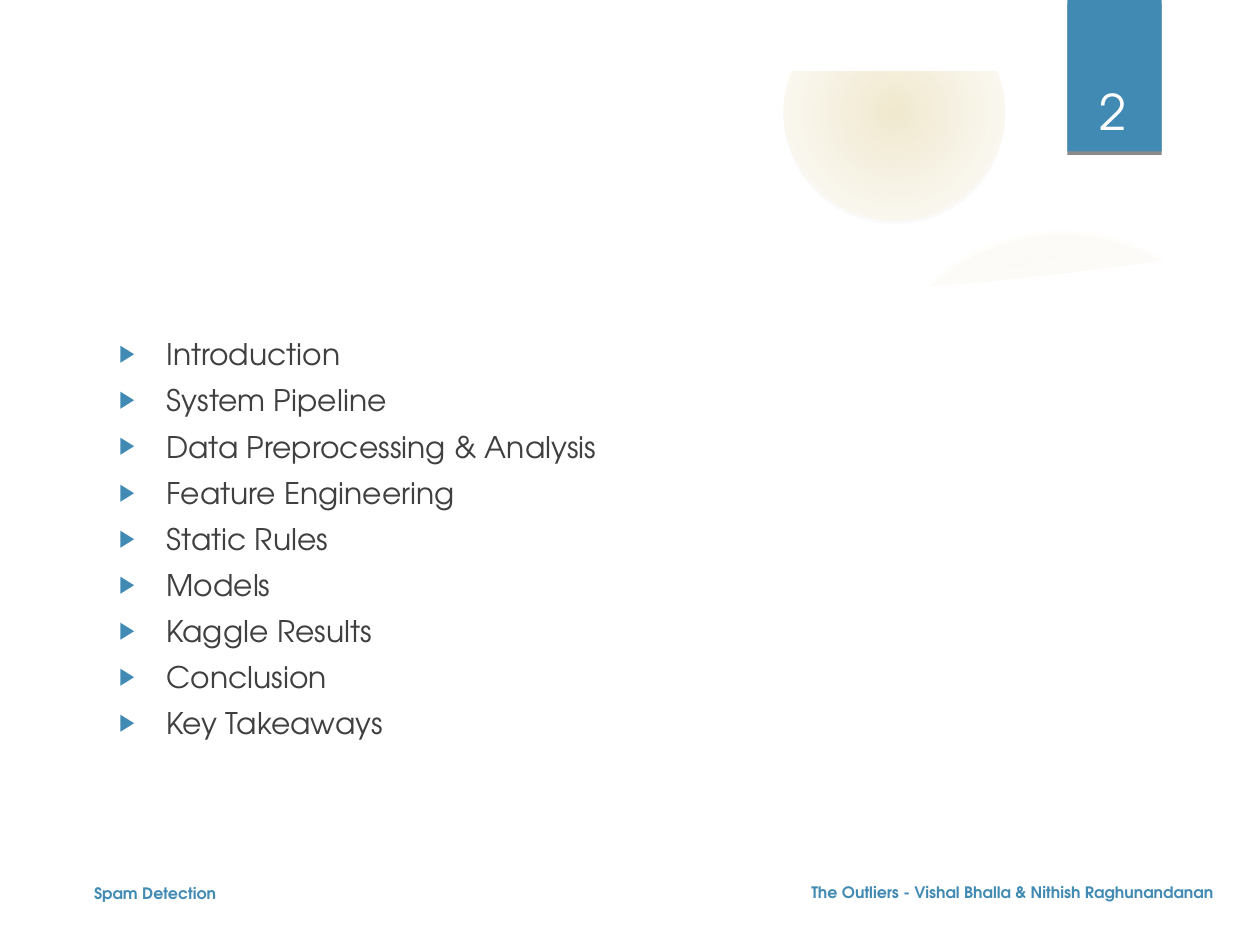
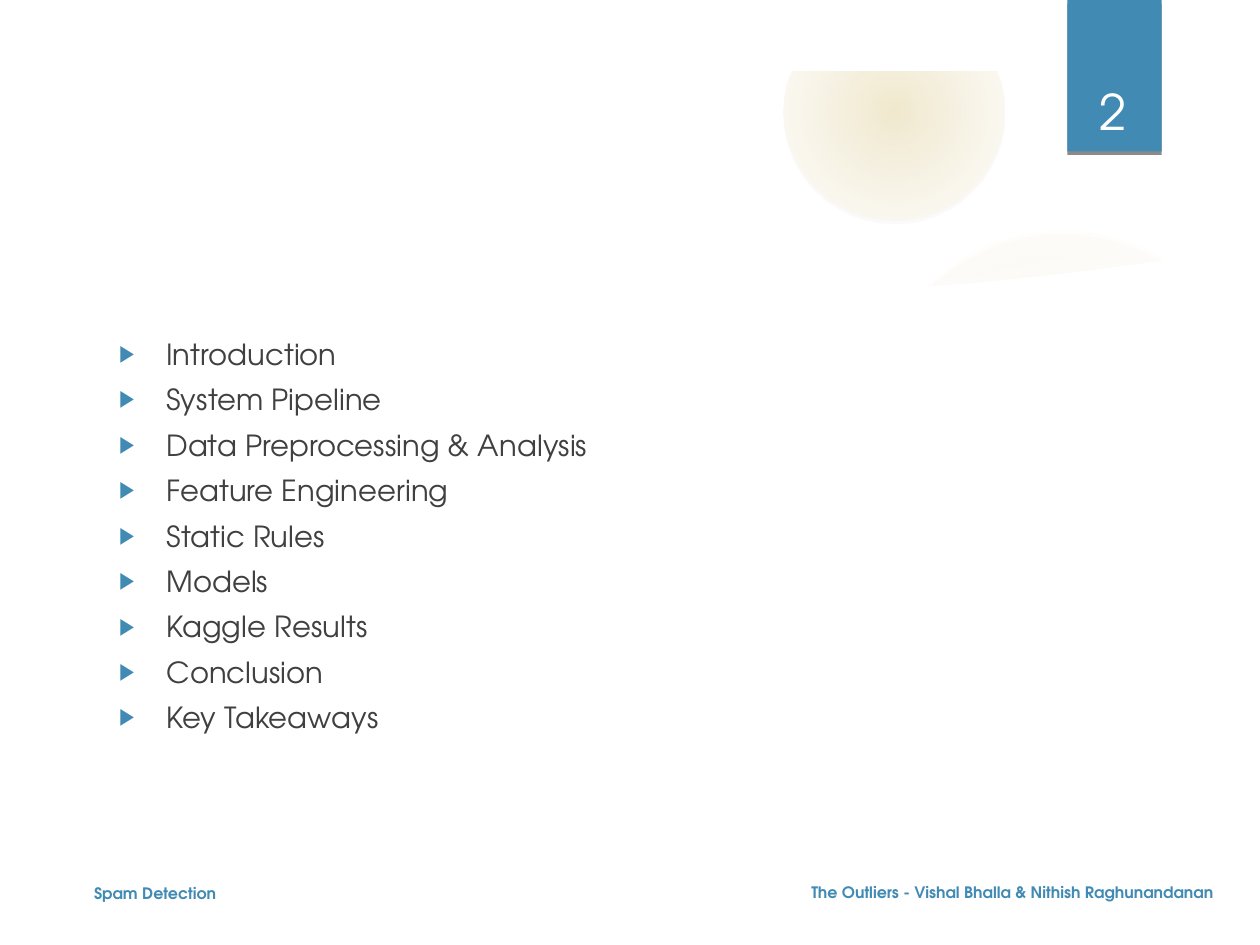
Before and after one commit to nehgu/Anomaly-Detection, a slide deck: slide 2 of Challenges/Spam Filtering Challenge 4/Ppt - Spam Detection Challenge-4.odp. Drawn at 1260x945 pixels with LibreOffice and Linux fonts; fonts in the diff are those of the drawing; background and template pictures are left out. Boxes give left, top, right and bottom in pixels: in the first picture for what was removed or moved away, otherwise in the second. Text is boxed around its words. In the diff, an @@ line names an element or a change of style, - is before the commit and + after.

Commit message:
Updated Ppt with formating & description of features.

```diff
--- a/Challenges/Spam Filtering Challenge 4/Ppt - Spam Detection Challenge-4.odp
+++ b/Challenges/Spam Filtering Challenge 4/Ppt - Spam Detection Challenge-4.odp
@@ text "Introduction" at (166, 343, 587, 734): size 17 to 16.6 pt @@
```
Also in this commit, not shown: 11 other slides changed, 1 slide added.
